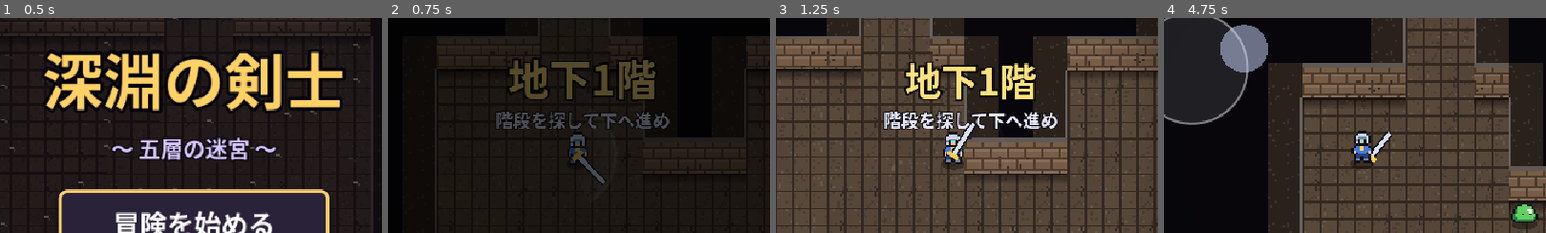
Above: before the commit, frames 1-4 (left to right).
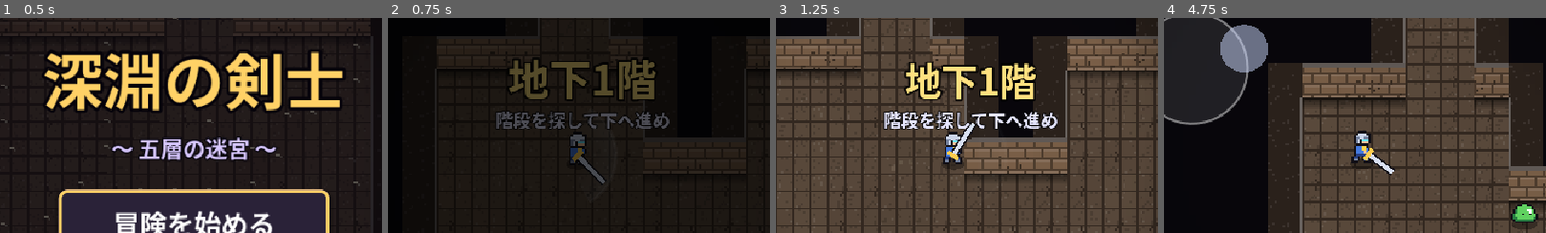
Above: after the commit, the same moments.

Repository: ferrarissound-design/dungeon-rogue
Game: Godot game, scene res://main.tscn
The game is run twice, just before and just after one commit, with the same random seed, the same clock (stepped at 60 frames per second) and the same inputs.
Inputs (mouse positions are % of the whole screen's width and height, from its top left):
- Up to frame 1 (0.5 s): no input
- Up to frame 2 (0.75 s): tap Enter at 0.5 s; move the mouse to (72, 45) at 0.52 s; hold D (move_right) from 0.53 s (still down); hold J (attack) from 0.53 s (still down); click (72, 45) at 0.67 s
- Up to frame 3 (1.25 s): keep holding D (move_right); keep holding J (attack); tap Space at 0.77 s; tap K (dodge) at 0.8 s
- Up to frame 4 (4.75 s): release D (move_right) at 1.25 s; release J (attack) at 1.25 s; drag from (30, 55) to (45, 70) at 1.27 s; move the mouse to (60, 28) at 2.02 s; hold D (move_right) 2.03-2.75 s; hold J (attack) 2.03-2.75 s; tap K (dodge) at 2.3, 3.8 s; drag from (45, 70) to (20, 35) at 2.77 s; move the mouse to (80, 65) at 3.52 s; hold A (move_left) 3.53-4.25 s; tap Q (potion) at 3.6 s; tap Space at 3.77 s; drag from (20, 35) to (35, 25) at 4.27 s
The pictures show only the part of the screen within x 24-74%, y 18-68%; the shares and areas given below are measured in that part.

Frame 1 is identical in both runs. In frame 2, 0.2% of the frame differs, in the area x 47-52%, y 56-68%; in frame 3, 0.2%; in frame 4, 0.8%, in the area x 49-61%, y 52-74%.

Commit message:
主人公の向きを表示: 上下左右の専用スプライト・歩行フレーム・向きに応じた剣の構え、向きの自動テスト(--facingtest)

Diff:
--- a/scripts/art.gd
+++ b/scripts/art.gd
@@ -31,6 +31,57 @@
 		"....kBBkkBBk....",
 		"....kSSkkSSk....",
 		"....kkk..kkk....",
+		"................"],
+	"player_up": [
+		"......kkkk......",
+		".....kssssk.....",
+		"....kssssssk....",
+		"....ksssSssk....",
+		"....kssSSssk....",
+		"....kSsssssk....",
+		".....kkkkkk.....",
+		"....kBBBBBBk....",
+		"...kBbbbbbbBk...",
+		"...kfBbbbbBfk...",
+		"...kfkBBBBkfk...",
+		"....kBBBBBBk....",
+		"....kBBkkBBk....",
+		"....kSSkkSSk....",
+		"....kkk..kkk....",
+		"................"],
+	"player_side": [
+		"......kkkk......",
+		".....ksssskk....",
+		"....kssssssk....",
+		"....kSSssSSk....",
+		"....kSskccck....",
+		"....kSskfffk....",
+		".....kkkkkk.....",
+		"....kbbbyyk.....",
+		"....kbbbyybk....",
+		"....kbbbbfbk....",
+		"....kbbbbfk.....",
+		"....kBBBBBk.....",
+		"....kBBkBBk.....",
+		"....kSSkSSk.....",
+		"....kkk.kkk.....",
+		"................"],
+	"player_side2": [
+		"......kkkk......",
+		".....ksssskk....",
+		"....kssssssk....",
+		"....kSSssSSk....",
+		"....kSskccck....",
+		"....kSskfffk....",
+		".....kkkkkk.....",
+		"....kbbbyyk.....",
+		"....kbbbyybk....",
+		"....kbbbbfbk....",
+		"....kbbbbfk.....",
+		"....kBBBBBk.....",
+		"...kBBk.kBBk....",
+		"...kSSk.kSSk....",
+		"...kkk...kkk....",
 		"................"],
 	"slime": [
 		"................",
--- a/scripts/game.gd
+++ b/scripts/game.gd
@@ -514,7 +514,7 @@
 		after_t -= dt
 		if after_t <= 0.0:
 			after_t = 0.035
-			afterimages.append({"pos": ppos, "life": 0.18, "flip": pface.x < 0})
+			afterimages.append({"pos": ppos, "life": 0.18, "flip": pface.x < 0 and player_dir() == 2, "spr": player_sprite()})
 	else:
 		v = mvin * MOVE_SPEED * (1.0 + st["spd"])
 		if swing_t > 0.0:
@@ -1032,7 +1032,7 @@
 	items.append([ppos.y, 3, null])
 	items.sort_custom(func(a, b): return a[0] < b[0])
 	for a in afterimages:
-		_spr("player", a["pos"] + Vector2(0, 6), a["flip"], false, Color(0.5, 0.7, 1.0, a["life"] / 0.18 * 0.5))
+		_spr(a.get("spr", "player"), a["pos"] + Vector2(0, 6), a["flip"], false, Color(0.5, 0.7, 1.0, a["life"] / 0.18 * 0.5))
 	for it in items:
 		match it[1]:
 			0: _draw_chest(it[2])
@@ -1076,34 +1076,63 @@
 		if sp2.distance_to(ppos) > lr * 0.7:
 			draw_arc(sp2, 9.0 + sin(time * 3.0) * 1.5, 0, TAU, 24, Color(0.4, 1.0, 0.6, 0.6), 1.2)
 
+## 向き（pface）から4方向を決める: 0=下 1=上 2=横（右、左は反転）
+func player_dir() -> int:
+	if absf(pface.x) >= absf(pface.y) * 0.9:
+		return 2
+	return 1 if pface.y < 0.0 else 0
+
+func player_sprite() -> String:
+	match player_dir():
+		1: return "player_up"
+		2: return "player_side2" if pvel_vis.length() > 5.0 and fmod(walk_anim, PI) > PI * 0.5 else "player_side"
+	return "player"
+
 func _draw_player() -> void:
 	if hide_player:
 		return
+	var spr := player_sprite()
+	var flip := pface.x < -0.1 and player_dir() == 2
 	if not alive:
 		var k := clampf(dead_t / 0.8, 0.0, 1.0)
 		_shadow(ppos + Vector2(0, 4), 5.0)
-		draw_set_transform(ppos + Vector2(0, 4), k * PI * 0.5, Vector2.ONE)
-		draw_texture(Art.tex("player"), Vector2(-8, -16), Color(1, 0.5, 0.5, 1.0 - k * 0.3))
+		draw_set_transform(ppos + Vector2(0, 4), k * PI * 0.5, Vector2(-1.0 if flip else 1.0, 1.0))
+		draw_texture(Art.tex(spr), Vector2(-8, -16), Color(1, 0.5, 0.5, 1.0 - k * 0.3))
 		draw_set_transform(Vector2.ZERO)
 		return
 	_shadow(ppos + Vector2(0, 4), 5.5)
 	var blink := iframes > 0.0 and roll_t <= 0.0 and fmod(time, 0.12) < 0.06
 	var bob := absf(sin(walk_anim)) * 1.5 if pvel_vis.length() > 5.0 else 0.0
-	var flip := pface.x < -0.1
 	var p := ppos + Vector2(0, 6 - bob)
 	if roll_t > 0.0:
-		# 回転して転がる
+		# 進行方向へ回転して転がる
 		var k2 := 1.0 - roll_t / 0.24
-		draw_set_transform(ppos + Vector2(0, 0), (k2 * TAU) * (-1.0 if flip else 1.0), Vector2(0.9, 0.9))
-		draw_texture(Art.tex("player"), Vector2(-8, -8), Color(0.85, 0.95, 1.0))
+		var spin := k2 * TAU * (-1.0 if pface.x < 0.0 else 1.0)
+		draw_set_transform(ppos + Vector2(0, 0), spin, Vector2(-0.9 if flip else 0.9, 0.9))
+		draw_texture(Art.tex(spr), Vector2(-8, -8), Color(0.85, 0.95, 1.0))
 		draw_set_transform(Vector2.ZERO)
 		return
-	# 剣（構え）
-	if swing_t <= 0.0:
-		var hand := ppos + Vector2(4.0 * (-1.0 if flip else 1.0), 1.0)
-		_draw_sword(hand, pface.angle() * 0.3 + (PI * 0.75 if flip else PI * 0.25) - PI * 0.5, 0.8)
+	# 剣（構え）: 向きに合わせて持ち手と角度を変える。上向きは体の後ろ
+	var dir := player_dir()
+	var hold_pos := ppos
+	var hold_ang := 0.0
+	match dir:
+		0:
+			hold_pos = ppos + Vector2(-5.0, 1.0 - bob)
+			hold_ang = PI * 0.62
+		1:
+			hold_pos = ppos + Vector2(5.0, -1.0 - bob)
+			hold_ang = -PI * 0.42
+		2:
+			var sx := -1.0 if flip else 1.0
+			hold_pos = ppos + Vector2(3.0 * sx, 1.0 - bob)
+			hold_ang = Vector2(sx, 0.75).angle()
+	if swing_t <= 0.0 and dir == 1:
+		_draw_sword(hold_pos, hold_ang, 0.8)
 	if not blink:
-		_spr("player", p, flip, pflash > 0.0)
+		_spr(spr, p, flip, pflash > 0.0)
+	if swing_t <= 0.0 and dir != 1:
+		_draw_sword(hold_pos, hold_ang, 0.8)
 	if swing_t > 0.0:
 		var s: Dictionary = slashes[-1] if slashes.size() > 0 else {}
 		if not s.is_empty():
--- a/scripts/main.gd
+++ b/scripts/main.gd
@@ -9,6 +9,7 @@
 ##   --autoquit        リザルト画面が出たら終了（終了コード 0=クリア 2=ゲームオーバー）
 ##   --gentest=N       N個のシード×全階層のマップ生成を検証して終了
 ##   --touchtest       タッチ入力の自己テスト
+##   --facingtest      主人公の向き（キーボード/ゲームパッド/タッチ/攻撃/回避）の自己テスト。--shots で facing_*.png を保存
 ##   --shots           スクリーンショットを out/ に保存
 ##   --start-floor=N   N階から開始
 ##   --maxtime=SEC     実時間の上限（超えたら終了コード 3）
@@ -41,6 +42,7 @@
 var autoquit := false
 var gentest := 0
 var touchtest := false
+var facingtest := false
 var take_shots := false
 var start_floor := 1
 var maxtime := 0.0
@@ -87,6 +89,8 @@
 	go_title()
 	if touchtest:
 		_run_touchtest()
+	elif facingtest:
+		_run_facingtest()
 
 func _parse_args() -> void:
 	shot_dir = ProjectSettings.globalize_path("res://out")
@@ -97,6 +101,7 @@
 		elif a == "--weak": weak = true
 		elif a == "--autoquit": autoquit = true
 		elif a == "--touchtest": touchtest = true
+		elif a == "--facingtest": facingtest = true
 		elif a == "--shots": take_shots = true
 		elif a.begins_with("--seed="): seed_arg = v.to_int()
 		elif a.begins_with("--timescale="): timescale = v.to_float()
@@ -208,7 +213,7 @@
 ## タブ切り替え・アプリ切り替え時は自動で一時停止
 func _notification(what: int) -> void:
 	if what == NOTIFICATION_APPLICATION_FOCUS_OUT or what == NOTIFICATION_APPLICATION_PAUSED or what == NOTIFICATION_WM_WINDOW_FOCUS_OUT:
-		if state == State.PLAYING and not autoplay and not touchtest and not take_shots:
+		if state == State.PLAYING and not autoplay and not touchtest and not facingtest and not take_shots:
 			ui.touch.release_all()
 			toggle_pause()
 
@@ -547,3 +552,98 @@
 		all_ok = all_ok and r[1]
 	print("TOUCHTEST RESULT: ", "ALL PASS" if all_ok else "FAILED")
 	get_tree().quit(0 if all_ok else 1)
+
+# ---------- 向きの自己テスト ----------
+const FACE_DIRS := {"right": Vector2.RIGHT, "left": Vector2.LEFT, "up": Vector2.UP, "down": Vector2.DOWN}
+const FACE_ACTIONS := {"right": "move_right", "left": "move_left", "up": "move_up", "down": "move_down"}
+
+func _facing_ok(dname: String) -> bool:
+	var d: int = game.player_dir()
+	var flip: bool = game.pface.x < -0.1 and d == 2
+	match dname:
+		"right": return d == 2 and not flip and game.player_sprite().begins_with("player_side")
+		"left": return d == 2 and flip and game.player_sprite().begins_with("player_side")
+		"up": return d == 1 and game.player_sprite() == "player_up"
+		"down": return d == 0 and game.player_sprite() == "player"
+	return false
+
+func _joy_axis(axis: int, v: float) -> void:
+	var ev := InputEventJoypadMotion.new()
+	ev.device = 0
+	ev.axis = axis
+	ev.axis_value = v
+	Input.parse_input_event(ev)
+
+func _run_facingtest() -> void:
+	var results := []
+	await _frames(30)
+	start_game()
+	game.god = true
+	for e in game.enemies:
+		e.dead = true
+	await _frames(170)  # 階層名の表示が消えるまで待つ
+	var vs := get_viewport().get_visible_rect().size
+	var order := ["right", "down", "left", "up"]
+	# 1) キーボード（アクション）: 押している間その方向、離しても向きを保持
+	for dn in order:
+		Input.action_press(FACE_ACTIONS[dn])
+		await _frames(12)
+		var moving_ok := _facing_ok(dn)
+		Input.action_release(FACE_ACTIONS[dn])
+		await _frames(15)
+		results.append(["キーボード %s（移動中=%s / 停止後も保持=%s）" % [dn, moving_ok, _facing_ok(dn)], moving_ok and _facing_ok(dn)])
+		if take_shots:
+			_shot("facing_" + dn)
+			await _frames(3)
+	# 2) ゲームパッド左スティック
+	for dn in order:
+		var v: Vector2 = FACE_DIRS[dn]
+		_joy_axis(JOY_AXIS_LEFT_X, v.x)
+		_joy_axis(JOY_AXIS_LEFT_Y, v.y)
+		await _frames(12)
+		_joy_axis(JOY_AXIS_LEFT_X, 0.0)
+		_joy_axis(JOY_AXIS_LEFT_Y, 0.0)
+		await _frames(10)
+		results.append(["ゲームパッド %s" % dn, _facing_ok(dn)])
+	# 3) タッチスティック
+	var o := Vector2(vs.x * 0.2, vs.y * 0.7)
+	for dn in order:
+		var v2: Vector2 = FACE_DIRS[dn]
+		_touch(0, o, true)
+		await _frames(2)
+		for i in 10:
+			_drag(0, o + v2 * (i + 1) * 6.0, v2 * 6.0)
+			await _frames(1)
+		await _frames(6)
+		_touch(0, o + v2 * 60.0, false)
+		await _frames(10)
+		results.append(["タッチスティック %s" % dn, _facing_ok(dn)])
+	# 4) 攻撃中は攻撃方向を向く（左を向いて攻撃 → 左のまま）
+	Input.action_press("move_left")
+	await _frames(6)
+	Input.action_release("move_left")
+	Input.action_press("attack")
+	await _frames(3)
+	Input.action_release("attack")
+	var sw_ok: bool = game.swing_t > 0.0 and _facing_ok("left")
+	await _frames(20)
+	results.append(["攻撃中も攻撃方向（左）を向く", sw_ok])
+	# 5) 回避: 上を向いた状態で右に入力しながら回避 → 回避方向（右）を向く
+	Input.action_press("move_up")
+	await _frames(6)
+	Input.action_release("move_up")
+	await _frames(20)
+	Input.action_press("move_right")
+	Input.action_press("dodge")
+	await _frames(3)
+	var roll_ok: bool = game.roll_t > 0.0 and _facing_ok("right")
+	Input.action_release("dodge")
+	Input.action_release("move_right")
+	await _frames(30)
+	results.append(["回避中は回避方向（右）を向く", roll_ok])
+	var all_ok := true
+	for r in results:
+		print("FACINGTEST ", "PASS" if r[1] else "FAIL", " - ", r[0])
+		all_ok = all_ok and r[1]
+	print("FACINGTEST RESULT: ", "ALL PASS" if all_ok else "FAILED")
+	get_tree().quit(0 if all_ok else 1)
Binary file added: screenshots/facing_all.png
Not shown, changed: SETUP.md
Not shown, changed: docs/index.pck
Not shown, changed: tools/test_all.sh
